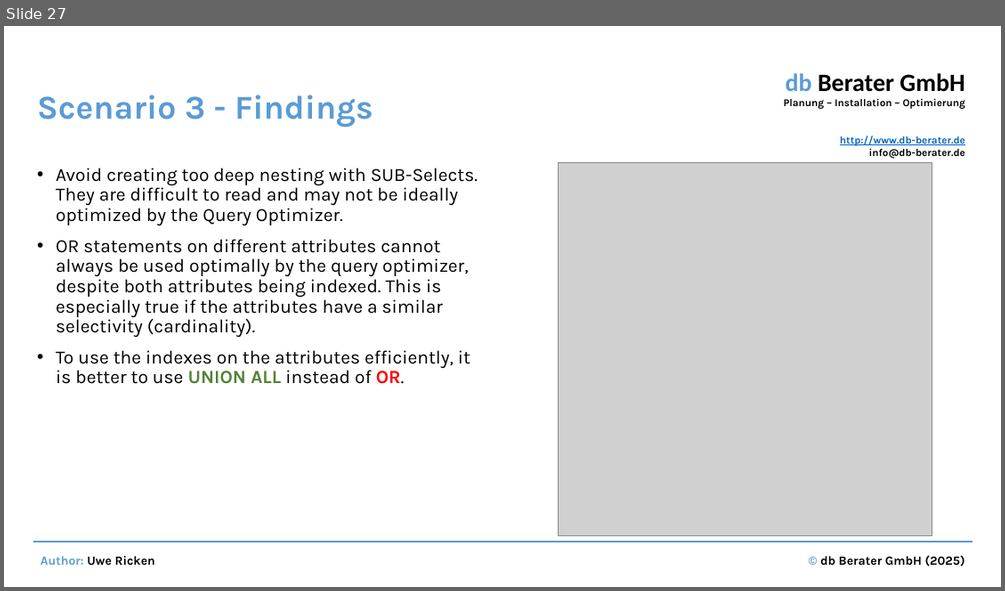
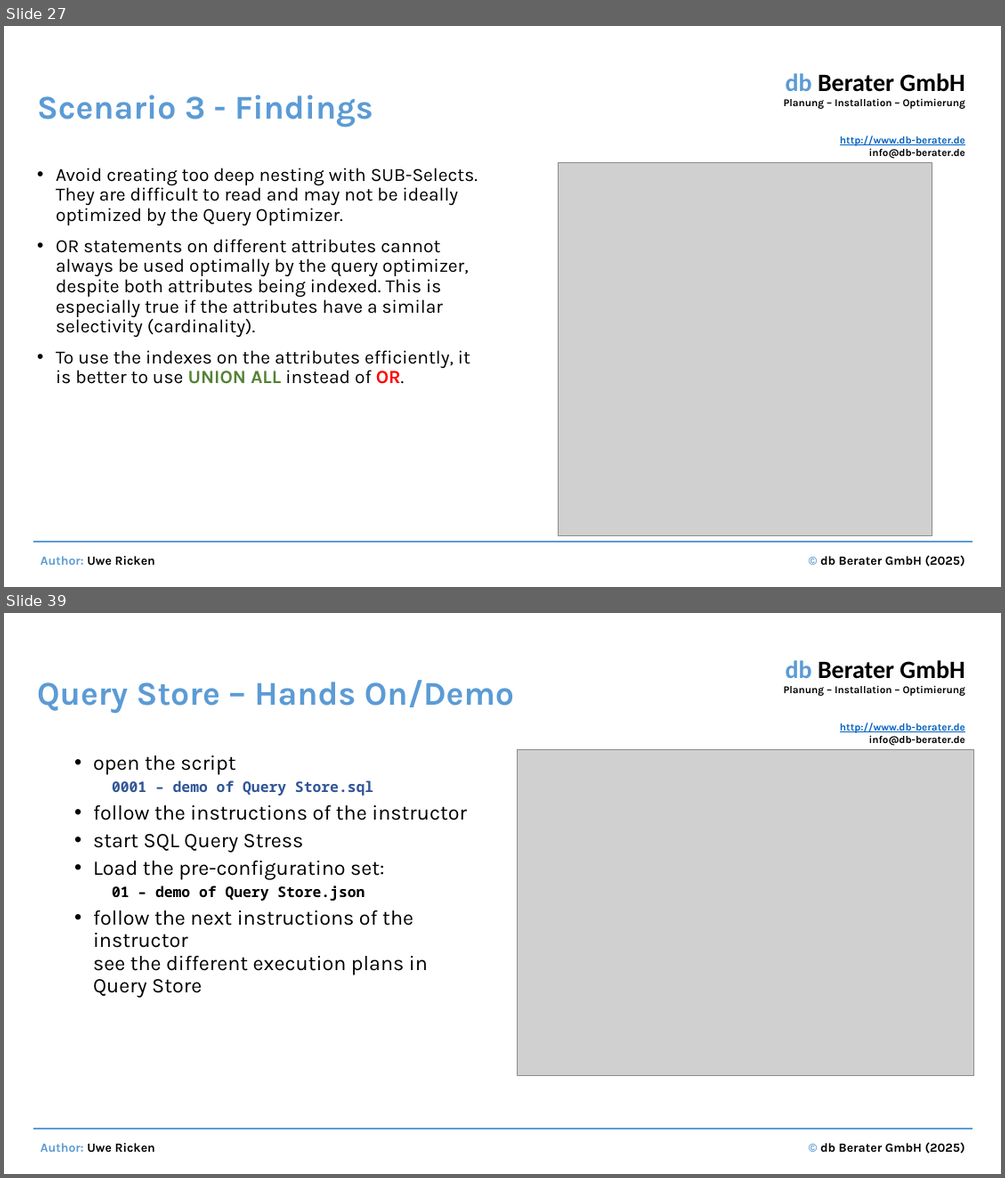
Before and after one commit to uricken1964/Workshop---Making-Bad-Codes-Better, a slide deck: Documents and Preparation/Performance optimization by identifying and correcting bad SQL code.pptx. Shown one above the other, each under a label of ours: slide 27 before the commit, slides 27 and 39 after it; the slides between them are not shown. The pictures are 1005x591 and 1005x1178 pixels, drawn with LibreOffice and Linux fonts; fonts in the diff are those of the drawing; grey boxes stand for pictures. Boxes give left, top, right and bottom in pixels: in the first picture for what was removed or moved away, otherwise in the second. Text is boxed around its words. In the diff, an @@ line names an element or a change of style, - is before the commit and + after.

```diff
--- a/Documents and Preparation/Performance optimization by identifying and correcting bad SQL code.pptx
+++ b/Documents and Preparation/Performance optimization by identifying and correcting bad SQL code.pptx
@@ slide 39 added at <box>4,613,1001,1174</box>, background #FFFFFF; not listed: 4 template elements that a slide beside it also shows @@
@@ title added at <box>37,680,514,714</box>, 32 pt, text #5B9BD5, bold @@
+Query Store – Hands On/Demo
@@ text added at <box>93,755,467,997</box>, 20 pt, text #000000 @@
+  • open the script
+    0001 – demo of Query Store.sql
+  • follow the instructions of the instructor
+  • start SQL Query Stress
+  • Load the pre-configuratino set:
+    01 – demo of Query Store.json
+  • follow the next instructions of the instructor
+    see the different execution plans in Query Store
@@ picture added at <box>517,749,974,1075</box> @@
```
Also in this commit, not shown: 26 other slides added, 16 other files.
